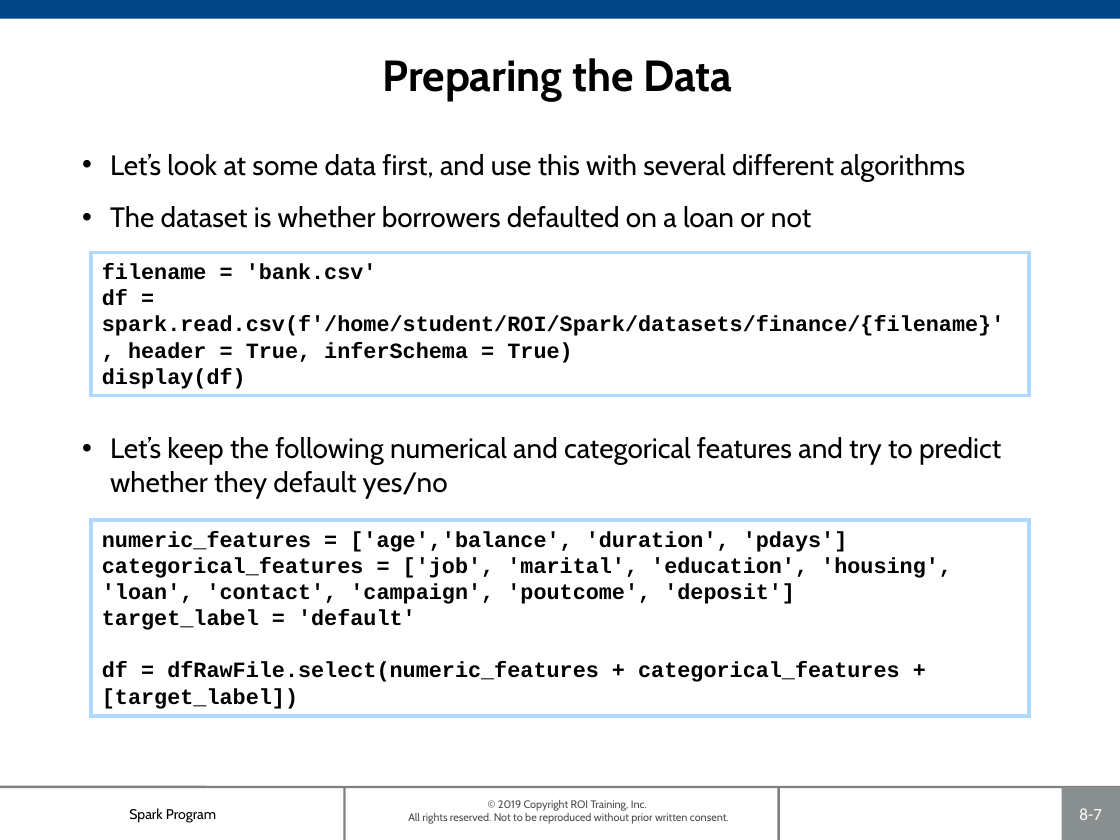
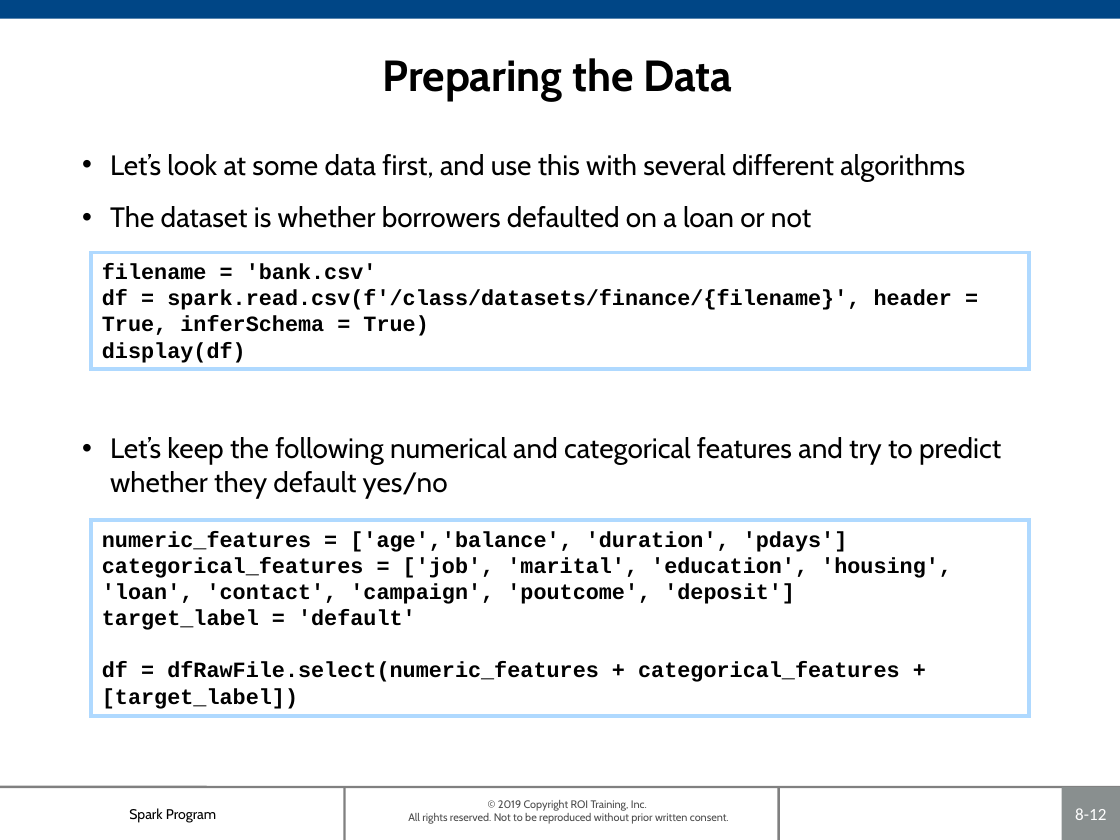
Before and after one commit to roitraining/SparkProgram, a slide deck: slide 12 of Day7-ClassificationAnalysis/Ch08-ClassificationModels.pptx (slide 7 before the commit). Drawn at 1120x840 pixels with LibreOffice and Linux fonts; fonts in the diff are those of the drawing; background and template pictures are left out. Boxes give left, top, right and bottom in pixels: in the first picture for what was removed or moved away, otherwise in the second. Text is boxed around its words. In the diff, an @@ line names an element or a change of style, - is before the commit and + after.

```diff
--- a/Day7-ClassificationAnalysis/Ch08-ClassificationModels.pptx
+++ b/Day7-ClassificationAnalysis/Ch08-ClassificationModels.pptx
@@ rectangle "filename = 'bank.csv'" resized from (x1=91, y1=252, x2=1029, y2=395) to (x1=91, y1=252, x2=1029, y2=368) @@
@@ text in rectangle at (x1=102, y1=290, x2=952, y2=336): text changed @@
-df = spark.read.csv(f'/home/student/ROI/Spark/datasets/finance/{filename}', header = True, inferSchema = True)
+df = spark.read.csv(f'/class/datasets/finance/{filename}', header = True, inferSchema = True)
@@ page number at (x1=1075, y1=808, x2=1106, y2=820): text changed @@
-8-7
+8-12
```
Also in this commit, not shown: 6 other slides changed, 5 slides added, 1 other file.
